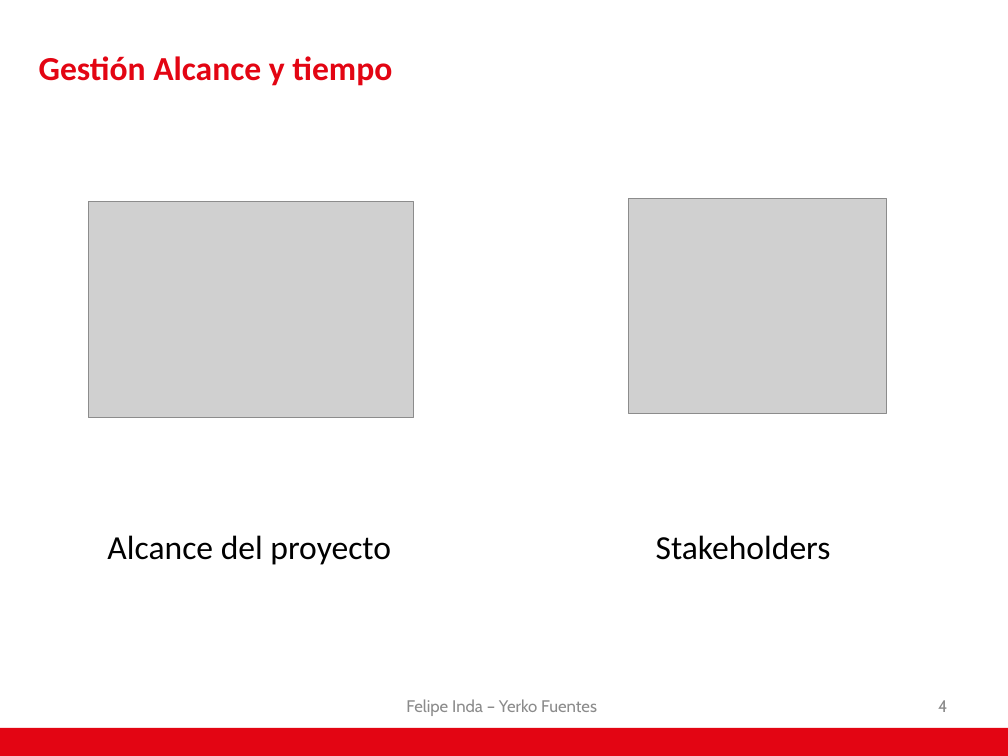
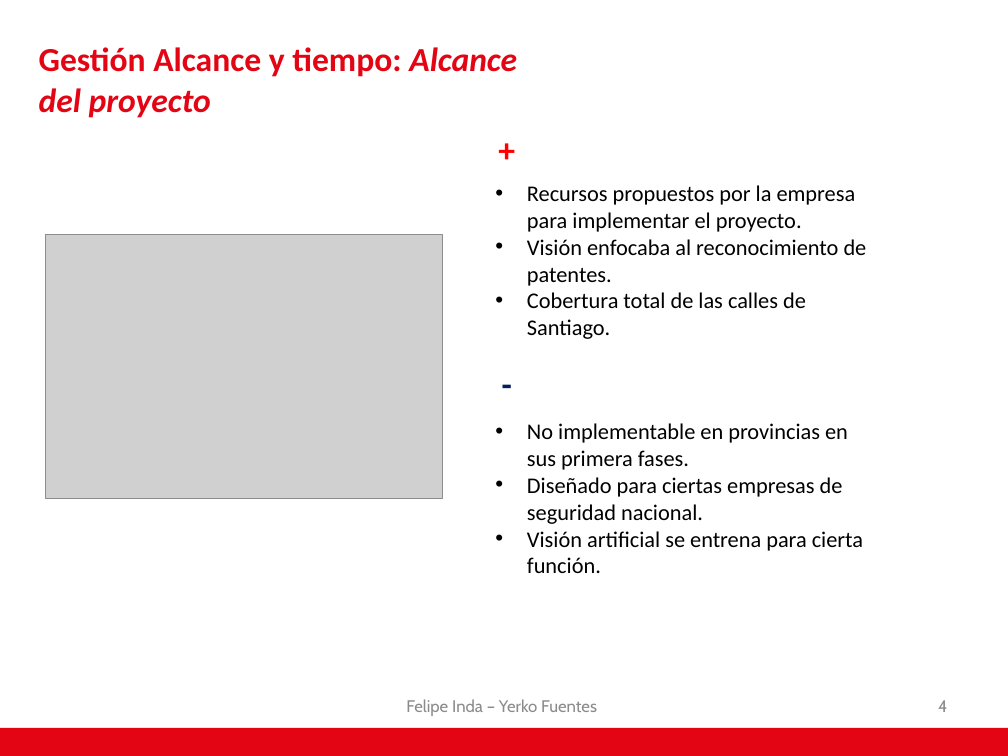
Before and after one commit to AdNNNN/inacap.2019, a slide deck: slide 4 of trabajos.inacap.2019/Preparacion y evaluacion de proyecto (PEP)/Visión artificial para el control vehicular .pptx. Drawn at 1008x756 pixels with LibreOffice and Linux fonts; fonts in the diff are those of the drawing; grey boxes stand for pictures; background and template pictures are left out. Boxes give left, top, right and bottom in pixels: in the first picture for what was removed or moved away, otherwise in the second. Text is boxed around its words. In the diff, an @@ line names an element or a change of style, - is before the commit and + after.

```diff
--- a/trabajos.inacap.2019/Preparacion y evaluacion de proyecto (PEP)/Visión artificial para el control vehicular .pptx
+++ b/trabajos.inacap.2019/Preparacion y evaluacion de proyecto (PEP)/Visión artificial para el control vehicular .pptx
@@ title at [39,47,517,118]: text changed @@
-Gestión Alcance y tiempo
+Gestión Alcance y tiempo: Alcance del proyecto
@@ text added at [486,124,528,174], 24 pt, text #FF0000, bold @@
++
@@ text added at [527,185,867,339], 16 pt, text #000000 @@
+• Recursos propuestos por la empresa para implementar el proyecto.
+• Visión enfocaba al reconocimiento de patentes.
+• Cobertura total de las calles de Santiago.
@@ picture removed at [628,199,886,414] @@
@@ picture: place and size @@
-picture at [89,202,414,418]
+picture at [45,235,443,499]
@@ text added at [486,359,528,409], 24 pt, text #002060, bold @@
+-
@@ text added at [527,423,863,573], 16 pt, text #000000 @@
+• No implementable en provincias en sus primera fases.
+• Diseñado para ciertas empresas de seguridad nacional.
+• Visión artificial se entrena para cierta función.
@@ text removed at [107,535,391,565] @@
-Alcance del proyecto
@@ text removed at [656,535,831,560] @@
-Stakeholders
```
Also in this commit, not shown: 12 other slides changed, 2 slides added.
